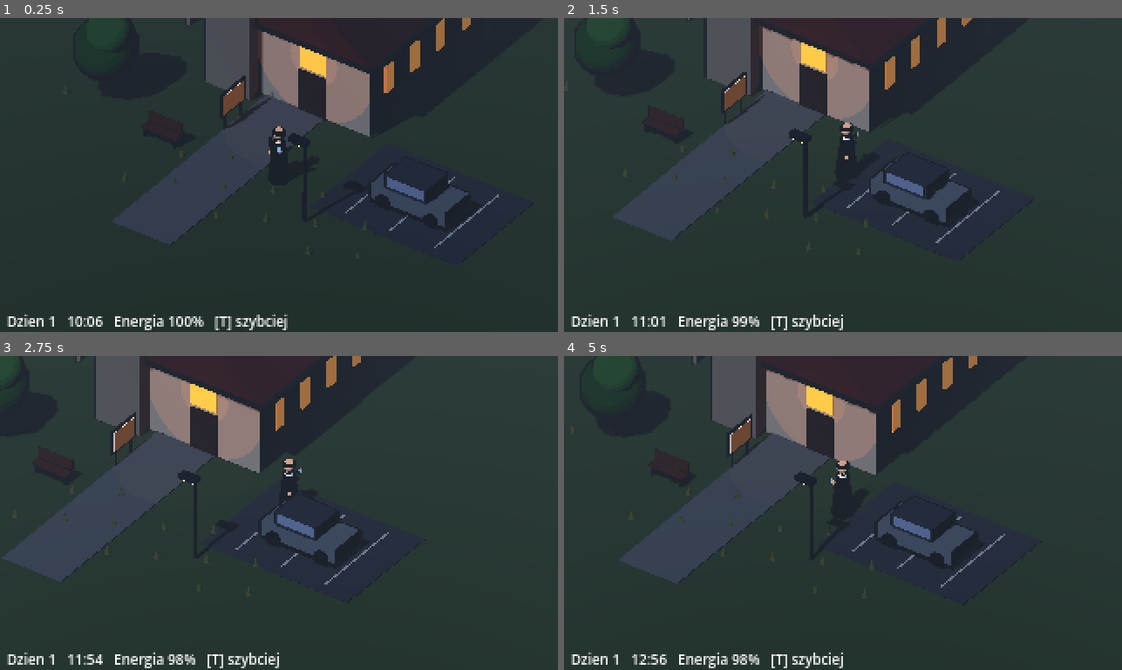
Above: before the commit, frames 1-4 (two rows, left to right).
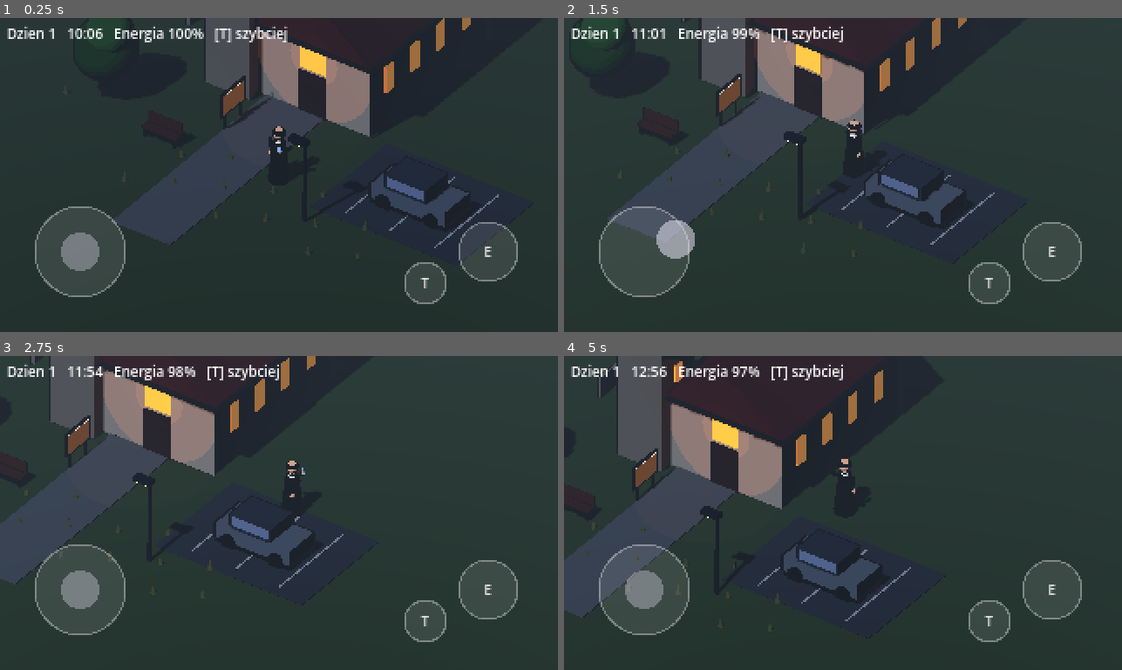
Above: after the commit, the same moments.

Repository: StanisGaw/symulator-ksiedza
Game: Godot game, scene res://scenes/main.tscn
Two runs of this game, one before a commit and one after it. Both use one fixed random seed, a clock stepped at 60 frames per second and the inputs below.
Inputs (mouse positions are in pixels of both pictures, inside the frame that each line leads up to):
- Up to frame 1 (0.25 s): no input
- Up to frame 2 (1.5 s): move the mouse to (965, 159) at 0.52 s; hold D (move_right) 0.53-1.25 s; hold T (time_faster) 0.53-1.25 s; click (965, 159) at 0.67 s; tap E (interact, bound only after the commit) at 0.8 s; drag from (731, 190) to (815, 237) at 1.27 s
- Up to frame 3 (2.75 s): move the mouse to (334, 443) at 2.02 s; hold D (move_right) from 2.03 s (still down); hold T (time_faster) from 2.03 s (still down); click (334, 443) at 2.17 s; tap E (interact, bound only after the commit) at 2.3 s
- Up to frame 4 (5 s): release D (move_right) at 2.75 s; release T (time_faster) at 2.75 s; drag from (815, 575) to (675, 465) at 2.77 s; move the mouse to (1010, 560) at 3.52 s; hold A (move_left) 3.53-4.25 s; hold T (time_faster) 3.53-4.25 s; click (1010, 560) at 3.67 s; tap E (interact, bound only after the commit) at 3.8 s; drag from (675, 465) to (759, 434) at 4.27 s

The runs differ from the first frame. In frame 1, 3.2% of the frame differs, in the area x 1-93%, y 2-100%; in frame 2, 7.2%; in frame 3, 19%; in frame 4, 25%, in the area x 0-93%, y 0-100%.

Commit message:
Dodaj wirtualny joystick i przyciski dotykowe
Co-Authored-By: Claude Fable 5.1 <noreply@anthropic.com>

Diff:
--- a/project.godot
+++ b/project.godot
@@ -25,6 +25,10 @@
 
 common/snap_2d_transforms_to_pixel=true
 
+[input_devices]
+
+pointing/emulate_touch_from_mouse=true
+
 [input]
 
 move_left={
@@ -51,6 +55,12 @@
 , Object(InputEventKey,"resource_local_to_scene":false,"resource_name":"","device":-1,"window_id":0,"alt_pressed":false …(186 unchanged characters)…
 ]
 }
+interact={
+"deadzone": 0.5,
+"events": [Object(InputEventKey,"resource_local_to_scene":false,"resource_name":"","device":-1,"window_id":0,"alt_pressed":false,"shift_pressed":false,"ctrl_pressed":false,"meta_pressed":false,"pressed":false,"keycode":0,"physical_keycode":69,"key_label":0,"unicode":101,"location":0,"echo":false,"script":null)
+, Object(InputEventKey,"resource_local_to_scene":false,"resource_name":"","device":-1,"window_id":0,"alt_pressed":false,"shift_pressed":false,"ctrl_pressed":false,"meta_pressed":false,"pressed":false,"keycode":0,"physical_keycode":32,"key_label":0,"unicode":32,"location":0,"echo":false,"script":null)
+]
+}
 time_faster={
 "deadzone": 0.5,
 "events": [Object(InputEventKey,"resource_local_to_scene":false,"resource_name":"","device":-1,"window_id":0,"alt_press …(192 unchanged characters)…
--- a/scenes/main.tscn
+++ b/scenes/main.tscn
@@ -1,10 +1,11 @@
-[gd_scene load_steps=8 format=3]
+[gd_scene load_steps=9 format=3]
 
 [ext_resource type="Script" path="res://scripts/world_builder.gd" id="1"]
 [ext_resource type="Script" path="res://scripts/player.gd" id="2"]
 [ext_resource type="Script" path="res://scripts/camera_rig.gd" id="3"]
 [ext_resource type="Script" path="res://scripts/day_night.gd" id="4"]
 [ext_resource type="Script" path="res://scripts/hud.gd" id="5"]
+[ext_resource type="Script" path="res://scripts/touch_controls.gd" id="6"]
 
 [sub_resource type="CapsuleShape3D" id="cap"]
 radius = 0.45
@@ -60,7 +61,15 @@
 
 [node name="Label" type="Label" parent="HUD"]
 offset_left = 4.0
-offset_top = 168.0
+offset_top = 3.0
 offset_right = 316.0
-offset_bottom = 178.0
+offset_bottom = 13.0
 text = "Dzien 1"
+
+[node name="TouchControls" type="Control" parent="HUD"]
+anchors_preset = 15
+anchor_right = 1.0
+anchor_bottom = 1.0
+grow_horizontal = 2
+grow_vertical = 2
+script = ExtResource("6")
--- /dev/null
+++ b/scripts/touch_controls.gd
@@ -0,0 +1,118 @@
+extends Control
+## Virtual joystick (left half of the screen) and round buttons (right side) for touch devices.
+## Feeds the same input actions the keyboard uses, so gameplay code does not care which one is active.
+## Shown automatically on touchscreens; on the web add "?touch" to the URL to force it.
+
+const JOY_CENTER := Vector2(46, 134)
+const JOY_RADIUS := 26.0
+const KNOB_RADIUS := 11.0
+const DEAD_ZONE := 0.15
+const BUTTONS := [
+	{"action": "interact", "label": "E", "pos": Vector2(280, 134), "r": 17.0},
+	{"action": "time_faster", "label": "T", "pos": Vector2(244, 152), "r": 12.0},
+]
+
+var _joy_touch := -1
+var _joy_vec := Vector2.ZERO
+var _button_touch := {}
+var _font: Font
+
+
+func _ready() -> void:
+	set_anchors_preset(Control.PRESET_FULL_RECT)
+	mouse_filter = Control.MOUSE_FILTER_IGNORE
+	_font = ThemeDB.fallback_font
+	visible = _should_show()
+
+
+func _should_show() -> bool:
+	if DisplayServer.is_touchscreen_available():
+		return true
+	if OS.has_feature("web"):
+		var q = JavaScriptBridge.eval("window.location.search", true)
+		if q is String and q.find("touch") != -1:
+			return true
+	return false
+
+
+func _input(event: InputEvent) -> void:
+	if not visible:
+		return
+	if event is InputEventScreenTouch:
+		if event.pressed:
+			_touch_down(event.index, event.position)
+		else:
+			_touch_up(event.index)
+	elif event is InputEventScreenDrag and event.index == _joy_touch:
+		_joy_move(event.position)
+
+
+func _touch_down(index: int, pos: Vector2) -> void:
+	if pos.x < size.x * 0.5:
+		if _joy_touch == -1:
+			_joy_touch = index
+			_joy_move(pos)
+		return
+	for i in BUTTONS.size():
+		var b: Dictionary = BUTTONS[i]
+		if pos.distance_to(b["pos"]) <= b["r"] * 1.3:
+			_button_touch[index] = i
+			Input.action_press(b["action"])
+			queue_redraw()
+			return
+
+
+func _touch_up(index: int) -> void:
+	if index == _joy_touch:
+		_joy_touch = -1
+		_apply_joy(Vector2.ZERO)
+	elif _button_touch.has(index):
+		var b: Dictionary = BUTTONS[_button_touch[index]]
+		Input.action_release(b["action"])
+		_button_touch.erase(index)
+		queue_redraw()
+
+
+func _joy_move(pos: Vector2) -> void:
+	var v := (pos - JOY_CENTER) / JOY_RADIUS
+	if v.length() > 1.0:
+		v = v.normalized()
+	if v.length() < DEAD_ZONE:
+		v = Vector2.ZERO
+	_apply_joy(v)
+
+
+func _apply_joy(v: Vector2) -> void:
+	_joy_vec = v
+	_set_axis("move_left", "move_right", v.x)
+	_set_axis("move_up", "move_down", v.y)
+	queue_redraw()
+
+
+func _set_axis(neg: String, pos: String, value: float) -> void:
+	if value < -DEAD_ZONE:
+		Input.action_release(pos)
+		Input.action_press(neg, -value)
+	elif value > DEAD_ZONE:
+		Input.action_release(neg)
+		Input.action_press(pos, value)
+	else:
+		Input.action_release(neg)
+		Input.action_release(pos)
+
+
+func _draw() -> void:
+	var base := Color(1, 1, 1, 0.10)
+	var ring := Color(1, 1, 1, 0.35)
+	var knob := Color(0.9, 0.88, 0.95, 0.55 if _joy_touch != -1 else 0.35)
+	draw_circle(JOY_CENTER, JOY_RADIUS, base)
+	draw_arc(JOY_CENTER, JOY_RADIUS, 0.0, TAU, 32, ring, 1.0)
+	draw_circle(JOY_CENTER + _joy_vec * JOY_RADIUS * 0.75, KNOB_RADIUS, knob)
+	for i in BUTTONS.size():
+		var b: Dictionary = BUTTONS[i]
+		var pressed := _button_touch.values().has(i)
+		draw_circle(b["pos"], b["r"], Color(1, 0.75, 0.4, 0.45) if pressed else base)
+		draw_arc(b["pos"], b["r"], 0.0, TAU, 24, ring, 1.0)
+		var label: String = b["label"]
+		var w := _font.get_string_size(label, HORIZONTAL_ALIGNMENT_CENTER, -1, 8).x
+		draw_string(_font, b["pos"] + Vector2(-w * 0.5, 3), label, HORIZONTAL_ALIGNMENT_LEFT, -1, 8, Color(1, 1, 1, 0.85))
Not shown, changed: README.md
